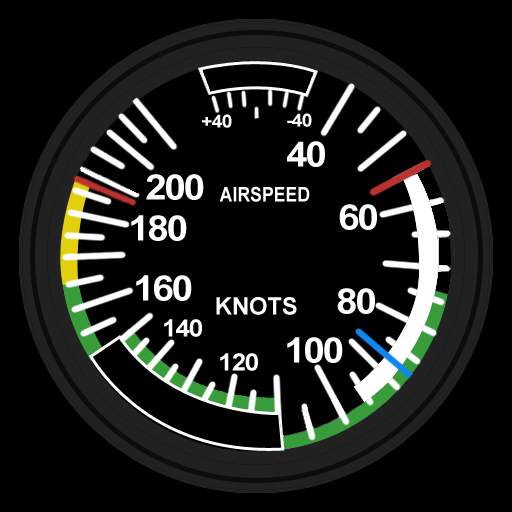
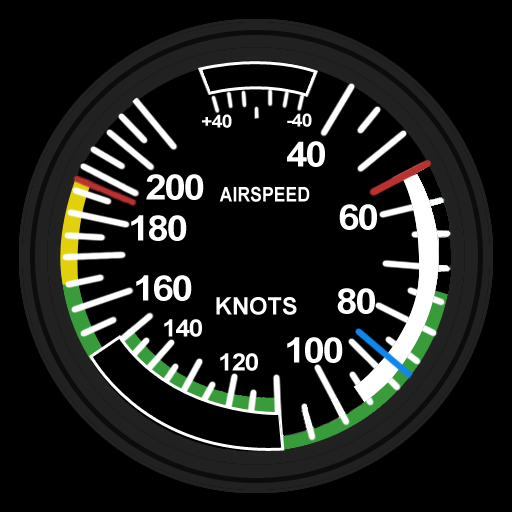
Two versions of the same layered image (512 × 512). Layer-by-layer changes:
painted on "airspeed_background.bmp" over [78, 161, 142, 199]
